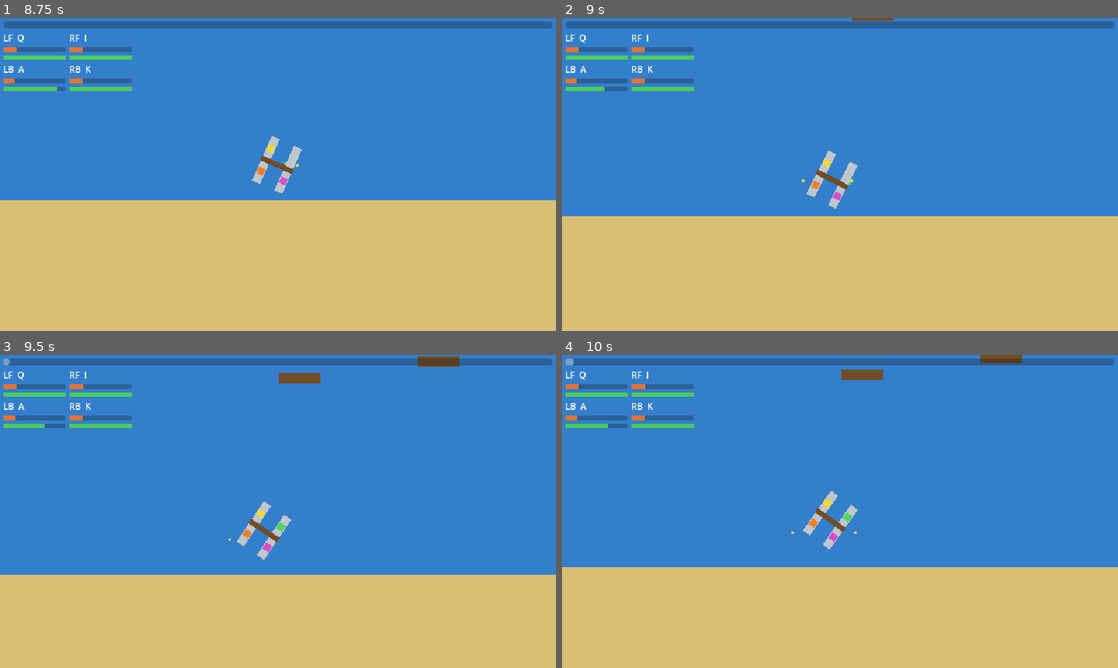
Above: before the commit, frames 1-4 (two rows, left to right).
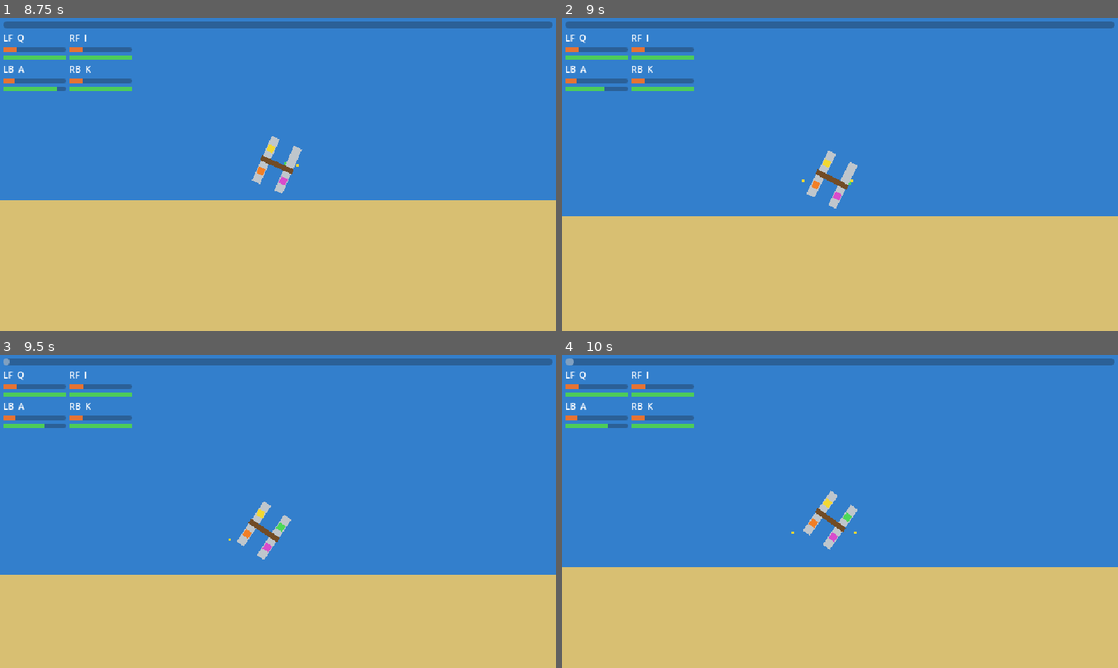
Above: after the commit, the same moments.

Repository: Freakling/PKSEI
Game: Godot game, scene res://scenes/main.tscn
Same seed, same stepped clock (60 frames per second), same inputs: the game is played once before the commit and once after it.
Inputs:
- Up to frame 1 (8.75 s): hold F6 (debug_beer_right) 0.53-1.28 s; tap Enter at 1.25 s; hold A (stroke_left_back) 1.28-2.03 s; hold F6 (debug_beer_right) 2.03-3.53 s; hold F5 (debug_beer_left) 3.53-5.03 s; hold A (stroke_left_back) 5.03-5.78 s; hold F6 (debug_beer_right) 5.78-8.03 s; hold A (stroke_left_back) from 8.03 s (still down)
- Up to frame 2 (9 s): release A (stroke_left_back) at 8.78 s; hold F5 (debug_beer_left) from 8.78 s (still down)
- Up to frame 3 (9.5 s): keep holding F5 (debug_beer_left)
- Up to frame 4 (10 s): release F5 (debug_beer_left) at 9.53 s; hold F6 (debug_beer_right) from 9.53 s (still down)

Frame 1 is identical in both runs. In frame 2, less than 0.1% of the frame differs, in the area x 52-60%, y 0-1%; in frame 3, 0.5%, in the area x 50-83%, y 0-10%; in frame 4, 0.4%.

Commit message:
refactor: objects are fixed, the log stops drifting and the band refill goes (T36)
Per the static-map decision: the log stays where the plan put it and
never leaves; the lake no longer refills emptied bands. plan_band stays
for the guaranteed path and future events.

Co-Authored-By: Claude Fable 5.1 <noreply@anthropic.com>

Diff:
--- a/scripts/hazards/log.gd
+++ b/scripts/hazards/log.gd
@@ -1,30 +1,19 @@
 extends Area2D
-## FloatingLog · the floating log (GDD › Systems › Hazards, the Floating log row).
-##
-## Drifts down-screen with the current at BoatTuning.current_speed, so it is in view ahead of
-## the boat before it arrives (its telegraph). When the boat runs into it, the hull hit is the
-## side the log is on in the boat's own frame, and the effects go through RunState: a beer
-## overboard on that hull, and a shove that kills speed (stop(), then shove() away from the log
-## at the spec's shove_strength). One bump is one hit: the spec's hit_cooldown passes before it
-## can hit again. Gone once its trailing edge has drifted past the shore line, before it would
-## slide onto the beach drawn above it. No rules and no randomness here: the lake places it from
-## Hazards.plan() and sets `spec`.
+## Log · a log in the water (GDD › Systems › Hazards, the Log row). An object: it is fixed on the
+## map where the lake placed it and never moves, so it is visible from far off before the boat
+## reaches it. When the boat runs into it, the hull hit is the side the log is on in the boat's own
+## frame, and the effects go through RunState: a beer overboard on that hull, and a shove that kills
+## speed (stop(), then shove() away from the log at the spec's shove_strength). One bump is one hit:
+## the spec's hit_cooldown passes before it can hit again. No rules and no randomness here: the lake
+## places it from Hazards.plan() and sets `spec`.
 
 ## The spec the lake placed this log from: its strengths. Set by the lake before it is added.
 var spec: HazardSpec
 var _cooldown: float = 0.0
-## Pixels from the log's centre to its trailing edge along the drift (half its shape's height):
-## past the shore line (y = 0) by this much, the whole log is on the beach and it is removed.
-@onready var _half_depth: float = _shape_half_depth()
 
 
 func _physics_process(delta: float) -> void:
 	_cooldown = maxf(_cooldown - delta, 0.0)
-	if RunState.phase == RunState.Phase.WON:
-		return
-	position.y += RunState.paddling.tuning.current_speed * delta
-	if position.y > _half_depth:
-		queue_free()
 
 
 ## The boat ran into the log (only the boat is a CharacterBody2D on the lake).
@@ -38,9 +27,3 @@
 	RunState.stop()
 	var away: Vector2 = (body.global_position - global_position).normalized()
 	RunState.shove(away * spec.shove_strength)
-
-
-func _shape_half_depth() -> float:
-	var shape: CollisionShape2D = $CollisionShape2D
-	var rect: RectangleShape2D = shape.shape as RectangleShape2D
-	return rect.size.y * 0.5 if rect != null else 0.0
--- a/scripts/lake.gd
+++ b/scripts/lake.gd
@@ -10,14 +10,11 @@
 ## still loose; a floating guy bobs and is tinted. When the boat comes within
 ## BoatTuning.pickup_radius of a floating guy the lake calls RunState.pickup(); whenever the boat
 ## touches the shore it calls RunState.shore_touched(), and puts the boat back at its start when
-## RunState answers with a shore reset. The hazards (GDD › Systems › Hazards) are placed band by
-## band from Hazards.plan_band() at RunState.lake_seed under the Hazards node, on start and again
-## after each shore reset (the seed stays, so the same lake comes back), each scene handed its
-## HazardSpec. The lake counts each band's hazards still in the tree; once a band has lost them
-## all (a log frees itself past the shore line) it is refilled from the band's next generation,
-## but only while the band is off-screen up-screen of the boat, a whole view plus the camera's
-## lead above it, so a refill never pops into view. No rules and no randomness live here: the
-## plan, and what a band's next generation is, are Hazards'.
+## RunState answers with a shore reset. The hazards (GDD › Systems › Hazards) are objects, fixed
+## where Hazards.plan() put them for RunState.lake_seed: they are placed under the Hazards node on
+## start and again after each shore reset (the seed stays, so the same lake comes back), each scene
+## handed its HazardSpec, and none moves or comes back once it is placed. No rules and no
+## randomness live here: the plan is Hazards'.
 
 const TUNING: LakeTuning = preload("res://data/lake_tuning.tres") as LakeTuning
 const GUY_SIZE: float = 4.0
@@ -30,11 +27,6 @@
 const BOB_PERIOD: float = 1.2
 ## Radius the island's placeholder polygon is drawn at; it is scaled to LakeTuning.island_radius.
 const ISLAND_ART_RADIUS: float = 60.0
-## The viewport's height in pixels (project settings, 640×360). An emptied band is refilled only
-## once its near edge is this plus BoatTuning.camera_lead up-screen of the boat: the camera sits
-## at the boat plus at most camera_lead of lead and sees half this above itself, so the band is
-## out of view with half a view to spare.
-const VIEW_HEIGHT: float = 360.0
 
 @onready var _boat: CharacterBody2D = $Catamaran
 @onready var _shore: StaticBody2D = $Shore
@@ -52,10 +44,6 @@
 ## One beer square per seat winding up, at the loose beer's position.
 var _loose_beers: Dictionary[int, Polygon2D] = {}
 var _bob_clock: float = 0.0
-## Per band with hazards: the generation spawned last, and how many of its hazards are still in
-## the tree. A band that spawned nothing is not kept, so it is never refilled.
-var _generation: Dictionary[int, int] = {}
-var _alive: Dictionary[int, int] = {}
 
 
 func _ready() -> void:
@@ -79,7 +67,6 @@
 	var tuning: BoatTuning = RunState.paddling.tuning
 	for seat: int in RunState.rescue.within_reach(_boat.position, tuning.pickup_radius):
 		RunState.pickup(seat)
-	_refill_bands(tuning.camera_lead)
 	_show_swimmers(delta)
 	_show_loose_beers()
 
@@ -94,59 +81,23 @@
 	_spawn_hazards()
 
 
-## Replaces the hazards with this attempt's as launched: every band at generation 0 of the plan
-## for RunState.lake_seed. The old ones leave the tree now, not at queue_free's deferred time,
-## so their tree_exited counts against the bands being dropped, not the new ones. Debug builds
-## print the seed, so a lake can be had again.
+## Replaces the hazards with this attempt's as launched: the whole plan for RunState.lake_seed.
+## The old ones leave the tree at once, not at queue_free's deferred time, so only the new ones
+## are in it. Debug builds print the seed, so a lake can be had again.
 func _spawn_hazards() -> void:
 	for child: Node in _hazards.get_children():
 		_hazards.remove_child(child)
 		child.queue_free()
-	_generation.clear()
-	_alive.clear()
 	if OS.is_debug_build() or OS.has_feature("dev_tools"):
 		print("lake seed %d" % RunState.lake_seed)
-	for band: int in Hazards.band_count(TUNING):
-		_spawn_band(band, 0)
-
-
-## Spawns one band at one generation: each placement's scene instanced under Hazards at its
-## position with its spec, counted for the band until it leaves the tree. A band that spawns
-## nothing (no spec with a scene) is forgotten, so it is never refilled.
-func _spawn_band(band: int, generation: int) -> void:
-	_generation[band] = generation
-	_alive[band] = 0
-	for placement: Hazards.Placement in Hazards.plan_band(TUNING, RunState.lake_seed, band, generation):
+	for placement: Hazards.Placement in Hazards.plan(TUNING, RunState.lake_seed):
 		var spec: HazardSpec = TUNING.hazards[placement.spec]
 		if spec.scene == null:
 			continue
 		var hazard: Node2D = spec.scene.instantiate() as Node2D
 		hazard.position = placement.position
 		hazard.set(&"spec", spec)
-		hazard.tree_exited.connect(_on_hazard_gone.bind(band))
 		_hazards.add_child(hazard)
-		_alive[band] += 1
-	if _alive[band] == 0:
-		_generation.erase(band)
-		_alive.erase(band)
-
-
-## A hazard left the tree (a log past the shore line frees itself): one fewer in its band.
-func _on_hazard_gone(band: int) -> void:
-	if _alive.has(band):
-		_alive[band] -= 1
-
-
-## Refills every band that has lost all its hazards from its next generation, once the band's
-## near edge is a whole view plus the camera's lead up-screen of the boat, so the refill is out
-## of view. A band still in view, or behind the boat, waits.
-func _refill_bands(camera_lead: float) -> void:
-	for band: int in _alive.keys():
-		if _alive[band] > 0:
-			continue
-		var near_y: float = -Hazards.near_edge(TUNING, band)
-		if _boat.position.y - near_y >= VIEW_HEIGHT + camera_lead:
-			_spawn_band(band, _generation[band] + 1)
 
 
 ## Whether the boat slid against the shore last frame.
--- a/scripts/systems/hazards.gd
+++ b/scripts/systems/hazards.gd
@@ -13,10 +13,10 @@
 ## The attempt's seed is the one truth. Each band is planned on its own
 ## (plan_band(tuning, seed, band, generation)) from a RandomNumberGenerator seeded with
 ## band_seed(): a hash of the seed, the band and the band's generation, so the same seed and
-## tuning always give the same lake, and a band whose hazards have all drifted past the shore can
-## be re-planned at the next generation without touching the others. plan() is the whole lake at
-## generation 0, band by band. lake.gd instances the placements under its Hazards node and
-## refills an emptied band from its next generation.
+## tuning always give the same lake, and a band can be re-planned at a later generation without
+## touching the others (for the path and future events; the lake itself plans generation 0 only).
+## plan() is the whole lake at generation 0, band by band. Hazards are objects and stay where they
+## are placed. lake.gd instances the placements under its Hazards node.
 ##
 ## The effects palette (GDD › Systems › Hazards, Effects) lives on RunState, which the boat and
 ## the guys answer to; a hazard scene calls beer_overboard(hull, at), shove(impulse),
@@ -80,7 +80,7 @@
 
 
 ## The RNG seed a band's plan is drawn from: a hash of the attempt's seed, the band and its
-## generation (0 the lake as launched, one more each time the band is refilled), so each triple
+## generation (0 the lake as launched, one more for each later re-plan of the band), so each triple
 ## has its own reproducible draw.
 static func band_seed(lake_seed: int, band: int, generation: int) -> int:
 	return hash("%d:%d:%d" % [lake_seed, band, generation])
--- a/tests/test_hazards.gd
+++ b/tests/test_hazards.gd
@@ -5,10 +5,11 @@
 ## calls on RunState that the boat and the guys answer to (GDD › Systems › Hazards, Effects).
 ## Hazards are planned only between the launch margin and the island's near edge, and the seed
 ## is drawn per attempt (new_attempt), not per shore reset. T33: each band is planned on its own
-## from (seed, band, generation), so an emptied band refills from its next generation (plan() is
-## generation 0 band by band) and stays inside its band.
+## from (seed, band, generation) (plan() is generation 0 band by band), and each band's draw stays
+## inside its band. T36: hazards are objects, so a planned log stays where the plan put it.
 
 const RunStateScript: GDScript = preload("res://scripts/autoload/run_state.gd")
+const LogScene: PackedScene = preload("res://scenes/hazards/log.tscn")
 const TICK: float = 1.0 / 60.0
 const BOAT: Vector2 = Vector2(0.0, -300.0)
 ## The test lake: the island's centre 1000 px out with a radius of 100, a launch margin of 100,
@@ -172,19 +173,6 @@
 	expect_ne(Hazards.band_seed(42, 1, 2), Hazards.band_seed(42, 1, 3), "another generation, another band seed")
 
 
-func test_a_bands_next_generation_is_another_draw() -> void:
-	var differs: int = 0
-	for lake_seed: int in 10:
-		var launched: Array[Hazards.Placement] = Hazards.plan_band(tuning, lake_seed, 1, 0)
-		var refilled: Array[Hazards.Placement] = Hazards.plan_band(tuning, lake_seed, 1, 1)
-		expect_eq(refilled.size(), launched.size(), "seed %d: a refill has the band's density again" % lake_seed)
-		for i: int in mini(launched.size(), refilled.size()):
-			if refilled[i].position != launched[i].position:
-				differs += 1
-	expect(differs > 0, "the refilled band is not the launched one again")
-	expect_ne(Hazards.plan_band(tuning, 5, 3, 1)[0].position, Hazards.plan_band(tuning, 5, 3, 2)[0].position, "and the generation after differs too")
-
-
 func test_the_lake_as_launched_is_each_bands_generation_zero_band_by_band() -> void:
 	var whole: Array[Hazards.Placement] = Hazards.plan(tuning, 42)
 	var by_band: Array[Hazards.Placement] = []
@@ -196,7 +184,7 @@
 	expect_ne(other_band[0].position, by_band[1].position, "each band has its own draw, not a shared stream")
 
 
-func test_a_refilled_band_stays_inside_its_band_and_draws_what_the_band_allows() -> void:
+func test_a_band_at_any_generation_stays_inside_its_band_and_draws_what_the_band_allows() -> void:
 	for lake_seed: int in 10:
 		for band: int in DENSITIES.size():
 			for generation: int in 4:
@@ -213,7 +201,25 @@
 	expect_near(Hazards.near_edge(tuning, 3), MARGIN + 3.0 * BAND, 0.0001, "three bands further for band 3")
 	expect_eq(Hazards.plan_band(tuning, 1, 5, 0).size(), 0, "a band past the island plans nothing")
 	expect_eq(Hazards.plan_band(tuning, 1, -1, 0).size(), 0, "nor one before the shore")
-	expect_eq(Hazards.plan_band(tuning, 1, 0, 7).size(), DENSITIES[0], "the first band refills like any other")
+	expect_eq(Hazards.plan_band(tuning, 1, 0, 7).size(), DENSITIES[0], "the first band at generation 7 draws its density too")
+
+
+# --- objects ------------------------------------------------------------------------------------
+
+func test_a_planned_log_stays_where_the_plan_put_it() -> void:
+	var placements: Array[Hazards.Placement] = Hazards.plan(tuning, 42)
+	expect(placements.size() > 0, "the lake has hazards")
+	for placement: Hazards.Placement in placements:
+		var hazard: Node2D = LogScene.instantiate() as Node2D
+		var spec: HazardSpec = tuning.hazards[placement.spec]
+		hazard.set(&"spec", spec)
+		hazard.position = placement.position
+		expect_eq(hazard.position, placement.position, "placed where the plan said")
+		# Ten seconds of frames: a fixed object does not move while the water runs.
+		for frame: int in 600:
+			hazard.call(&"_physics_process", TICK)
+		expect_eq(hazard.position, placement.position, "still where the plan put it after ten seconds")
+		hazard.free()
 
 
 # --- effects ------------------------------------------------------------------------------------
Not shown, changed: AGENTS.md
Not shown, changed: TASKS.md
